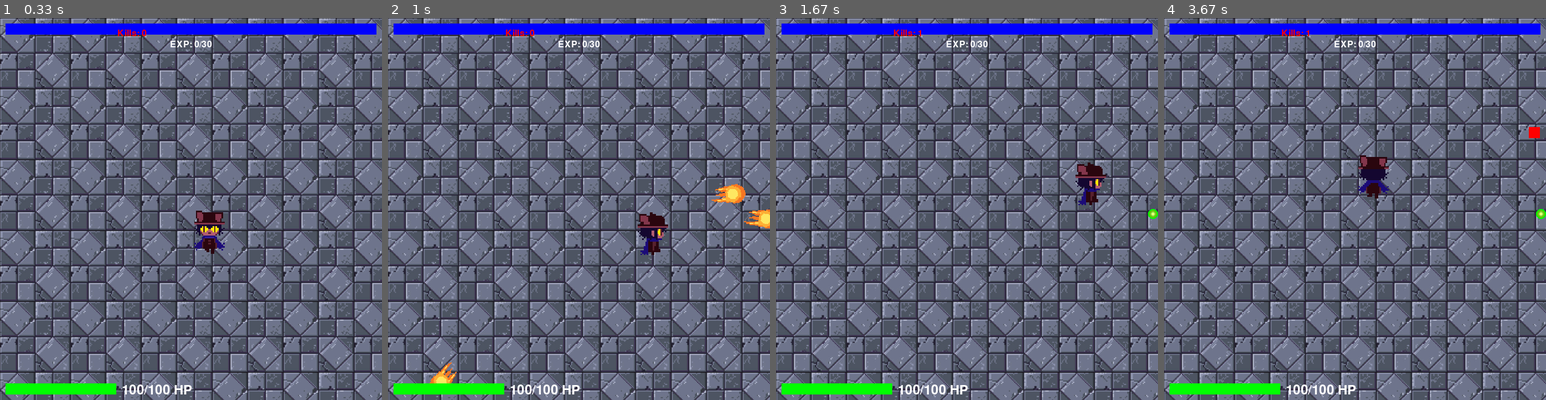
Above: before the commit, frames 1-4 (left to right).
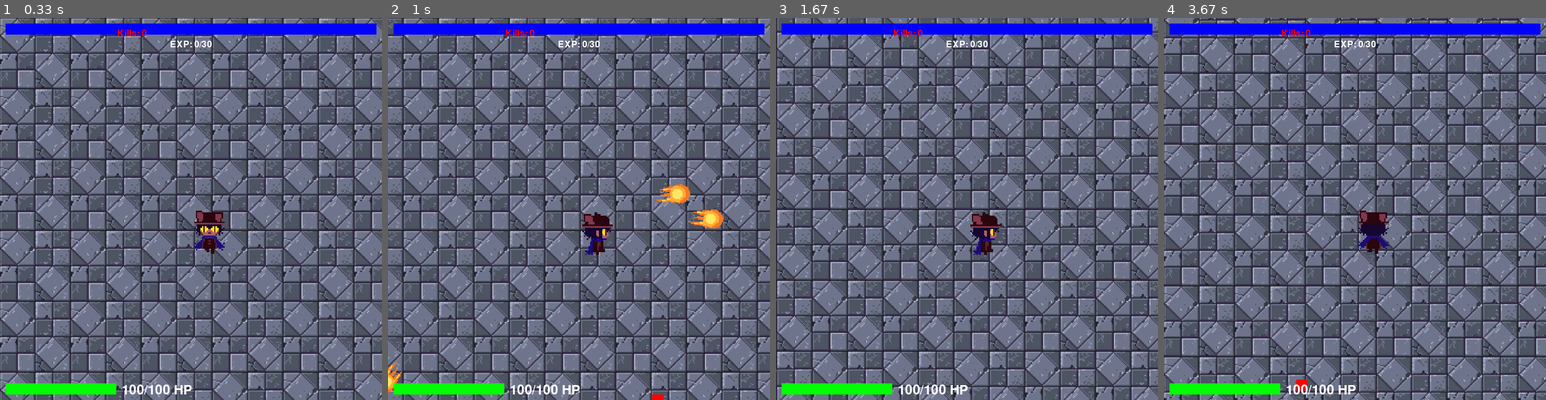
Above: after the commit, the same moments.

Repository: DaCUtePotato/2dshooter
Game: pygame game, started from main.py
Two runs of this game, one before a commit and one after it. Both use one fixed random seed, a clock stepped at 60 frames per second and the inputs below.
Inputs (mouse positions are in pixels of both pictures, inside the frame that each line leads up to):
- Up to frame 1 (0.33 s): no input
- Up to frame 2 (1 s): press the mouse at (563, 224) at 0.37 s; move the mouse to (632, 212) at 0.47 s; release the mouse at (701, 197) at 0.6 s; hold D from 0.67 s (still down); move the mouse to (460, 151) at 0.7 s
- Up to frame 3 (1.67 s): release D at 1.13 s; hold W 1.17-1.47 s; hold D from 1.5 s (still down)
- Up to frame 4 (3.67 s): release D at 1.97 s; hold A 2-2.53 s; hold S 2.57-2.87 s; hold A 2.9-3.3 s; hold W from 3.33 s (still down)

Frame 1 is identical in both runs. In frame 2, 69% of the frame differs, in the area x 0-100%, y 0-100%; in frame 3, 69%; in frame 4, 68%.

Commit message:
Cleaned up the code, made the camera centered, made the map infinite, made enemies spawn everywhere

Diff:
--- a/main.py
+++ b/main.py
@@ -24,7 +24,6 @@
 FPS = 60
 
 tile_image = pygame.image.load('sprites/tile.png')
-original_tile_size = 476  # Original size of the tile image
 tile_size = 128  # Desired display size of each tile
 scaled_tile_image = pygame.transform.scale(tile_image, (tile_size, tile_size))  # Scale the image
 
@@ -41,7 +40,7 @@
 # Frame setup
 frame_width, frame_height = 24, 30
 scaling_factor = 2.77
-niko_scaling_width, niko_scaling_height = frame_width*scaling_factor, frame_height*scaling_factor
+niko_scaling_width, niko_scaling_height = frame_width * scaling_factor, frame_height * scaling_factor
 frames_up = [pygame.transform.scale(sprite_sheet_up.subsurface(pygame.Rect(frame_width * i, 0, frame_width, frame_height)), (niko_scaling_width, niko_scaling_height)) for i in range(3)]
 frames_right = [pygame.transform.scale(sprite_sheet_right.subsurface(pygame.Rect(frame_width * i, 0, frame_width, frame_height)), (niko_scaling_width, niko_scaling_height)) for i in range(3)]
 frames_down = [pygame.transform.scale(sprite_sheet_down.subsurface(pygame.Rect(frame_width * i, 0, frame_width, frame_height)), (niko_scaling_width, niko_scaling_height)) for i in range(3)]
@@ -89,16 +88,10 @@
     scaled_frame = pygame.transform.scale(original_frame, (scaled_width, scaled_height))
     bullet_frames.append(scaled_frame)
 
-
-# Recoil attributes
-recoil_strength = 0  # Adjust this value to control the strength of the recoil
-recoil_duration = 0  # Adjust this value to control how long the recoil effect lasts
-recoil_counter = 0
-
 base_enemy_exp = random.randint(1, 5)
 ENEMY_SPEED = 0.5  # Adjust this value as needed
 
-# Load enemy images
+# Load experience orb image
 exp_image = pygame.image.load("sprites/exp.png")
 
 paused = False
@@ -107,10 +100,10 @@
 base_gun_cooldown = 2
 base_sword_cooldown = 1
 
-def draw_tiles():
-    for y in range(0, height, tile_size):
-        for x in range(0, width, tile_size):
-            screen.blit(scaled_tile_image, (x, y))
+def draw_tiles(camera_offset_x, camera_offset_y):
+    for y in range(-tile_size, height + tile_size, tile_size):
+        for x in range(-tile_size, width + tile_size, tile_size):
+            screen.blit(scaled_tile_image, (x + camera_offset_x % tile_size - tile_size, y + camera_offset_y % tile_size - tile_size))
 
 def animate_bullet(bullet):
     bullet['frame'] += 1
@@ -118,9 +111,9 @@
         bullet['frame'] = 0
     return bullet_frames[bullet['frame']]
 
-def shoot_base_gun(player_x, player_y, bullets, bullet_speed, recoil_strength):
+def shoot_base_gun(player_x, player_y, bullets, bullet_speed):
     mouseX, mouseY = pygame.mouse.get_pos()
-    angle = math.atan2(mouseY - player_y, mouseX - player_x)
+    angle = math.atan2(mouseY - height // 2, mouseX - width // 2)  # Use the center of the screen for angle calculation
     bullets.append({
         'x': player_x,
         'y': player_y,
@@ -128,9 +121,6 @@
         'dy': bullet_speed * math.sin(angle),
         'frame': 0  # Start animation frame
     })
-    # Apply recoil when shooting
-    player_x -= recoil_strength * math.cos(angle)
-    player_y -= recoil_strength * math.sin(angle)
 
 def draw_kill_counter(kills):
     font = pygame.font.Font(None, 24)
@@ -166,39 +156,19 @@
     screen.blit(exp_text, (text_x, text_y))
 
 # Function to spawn enemies
-def spawn_enemy():
-    spawn_side = random.randint(0, 3)
-    if spawn_side == 0:
-        enemy_x = random.randint(0, width)
-        enemy_y = height + 20
-    elif spawn_side == 1:
-        enemy_x = random.randint(0, width)
-        enemy_y = -height - 20
-    elif spawn_side == 2:
-        enemy_x = -width - 20
-        enemy_y = random.randint(0, height)
-    else:
-        enemy_x = width + 20
-        enemy_y = random.randint(0, height)
+# Function to spawn enemies
+def spawn_enemy(player_x, player_y):
+    enemy_x = random.randint(-width, width) + player_x
+    enemy_y = random.randint(-height, height) + player_y
 
     basic_enemy = Enemy(enemy_x, enemy_y, 20, 20, 10, ENEMY_SPEED)
     enemies.append(basic_enemy)
 
-# Function to spawn enemies
-def spawn_crashing_enemy():
-    spawn_side = random.randint(0, 3)
-    if spawn_side == 0:
-        enemy_x = random.randint(0, width)
-        enemy_y = height + 20
-    elif spawn_side == 1:
-        enemy_x = random.randint(0, width)
-        enemy_y = -height - 20
-    elif spawn_side == 2:
-        enemy_x = -width - 20
-        enemy_y = random.randint(0, height)
-    else:
-        enemy_x = width + 20
-        enemy_y = random.randint(0, height)
+# Function to spawn crashing enemies
+def spawn_crashing_enemy(player_x, player_y):
+    enemy_x = random.randint(-width, width) + player_x
+    enemy_y = random.randint(-height, height) + player_y
+
     crashingenemy = crashingEnemy(enemy_x, enemy_y, 20, 20, 10, ENEMY_SPEED)
     crashing_enemies.append(crashingenemy)
 
@@ -226,7 +196,7 @@
                 paused = not paused  # Toggle pause state
 
         if pygame.mouse.get_pressed()[0] and paused is False:
-            shoot_base_gun(player_x, player_y, bullets, bullet_speed, recoil_strength)
+            shoot_base_gun(player_x, player_y, bullets, bullet_speed)
 
     if not paused:  # Only update game state if not paused
         # Update player input and game state
@@ -267,13 +237,13 @@
             screen.blit(rotated_bullet_image, (bullet['x'] - rotated_bullet_image.get_width() / 2, bullet['y'] - rotated_bullet_image.get_height() / 2))
 
         # Filter bullets that go off-screen
-        bullets = [bullet for bullet in bullets if 0 <= bullet['x'] <= width and 0 <= bullet['y'] <= height]
+        bullets = [bullet for bullet in bullets if bullet['x'] > player_x - width // 2 and bullet['x'] < player_x + width // 2 and bullet['y'] > player_y - height // 2 and bullet['y'] < player_y + height // 2]
 
         # Spawn new enemies randomly
         if random.randint(0, 100) < 5:
-            spawn_enemy()
+            spawn_enemy(player_x, player_y)
         elif random.randint(0, 1000) == 69:
-            spawn_crashing_enemy()
+            spawn_crashing_enemy(player_x, player_y)
 
         # Update enemy positions and check for collisions with the player
         for crashing_enemy in crashing_enemies:
@@ -366,23 +336,26 @@
                 # Remove the exp orb from the active list
                 active_exp_orbs.remove(exp_orb)
 
+    # Calculate camera offset
+    camera_offset_x = width // 2 - player_x
+    camera_offset_y = height // 2 - player_y
+
     # Draw elements
     screen.fill(BLACK)  # Clear the screen
-    draw_tiles()
+    draw_tiles(camera_offset_x, camera_offset_y)
 
     # Draw player, enemies, bullets, health bar, and experience bar...
     for exp_orb in active_exp_orbs:
         # Calculate the top-left corner of the image so it's centered on the orb's position
-        image_x = exp_orb['x'] - exp_image.get_width() // 2
-        image_y = exp_orb['y'] - exp_image.get_height() // 2
+        image_x = exp_orb['x'] - exp_image.get_width() // 2 + camera_offset_x
+        image_y = exp_orb['y'] - exp_image.get_height() // 2 + camera_offset_y
         screen.blit(exp_image, (image_x, image_y))
-    # Exp orbs
 
     for enemy in enemies:
-        pygame.draw.rect(screen, RED, (enemy.x, enemy.y, enemy.width, enemy.height))
+        pygame.draw.rect(screen, RED, (enemy.x + camera_offset_x, enemy.y + camera_offset_y, enemy.width, enemy.height))
 
     for crashing_enemy in crashing_enemies:
-        screen.blit(enemy_image, (crashing_enemy.x, crashing_enemy.y))
+        pygame.draw.rect(screen, BLUE, (crashing_enemy.x + camera_offset_x, crashing_enemy.y + camera_offset_y, crashing_enemy.width, crashing_enemy.height))
 
     for bullet in bullets:
         # Calculate angle of rotation based on bullet's velocity
@@ -393,20 +366,19 @@
 
         # Draw the rotated bullet image at the bullet's position
         screen.blit(rotated_bullet_image, (
-        bullet['x'] - rotated_bullet_image.get_width() / 2, bullet['y'] - rotated_bullet_image.get_height() / 2))
-
+            bullet['x'] - rotated_bullet_image.get_width() / 2 + camera_offset_x, bullet['y'] - rotated_bullet_image.get_height() / 2 + camera_offset_y))
 
     draw_hp_bar()  # Draw the player's HP bar
     draw_exp_bar()  # Draw the experience bar
     draw_kill_counter(kills)
     if rendering == "right":
-        screen.blit(frames_right[current_frame], (player_x, player_y))  # Draw the current frame of player sprite
+        screen.blit(frames_right[current_frame], (width // 2, height // 2))  # Draw the current frame of player sprite
     if rendering == "up":
-        screen.blit(frames_up[current_frame], (player_x, player_y))
+        screen.blit(frames_up[current_frame], (width // 2, height // 2))
     if rendering == "left":
-        screen.blit(frames_left[current_frame], (player_x, player_y))
+        screen.blit(frames_left[current_frame], (width // 2, height // 2))
     if rendering == "down":
-        screen.blit(frames_down[current_frame], (player_x, player_y))
+        screen.blit(frames_down[current_frame], (width // 2, height // 2))
     if invince_frames < i_frame_temp:
         invince_frames += 1
     if exp >= current_max_exp:
